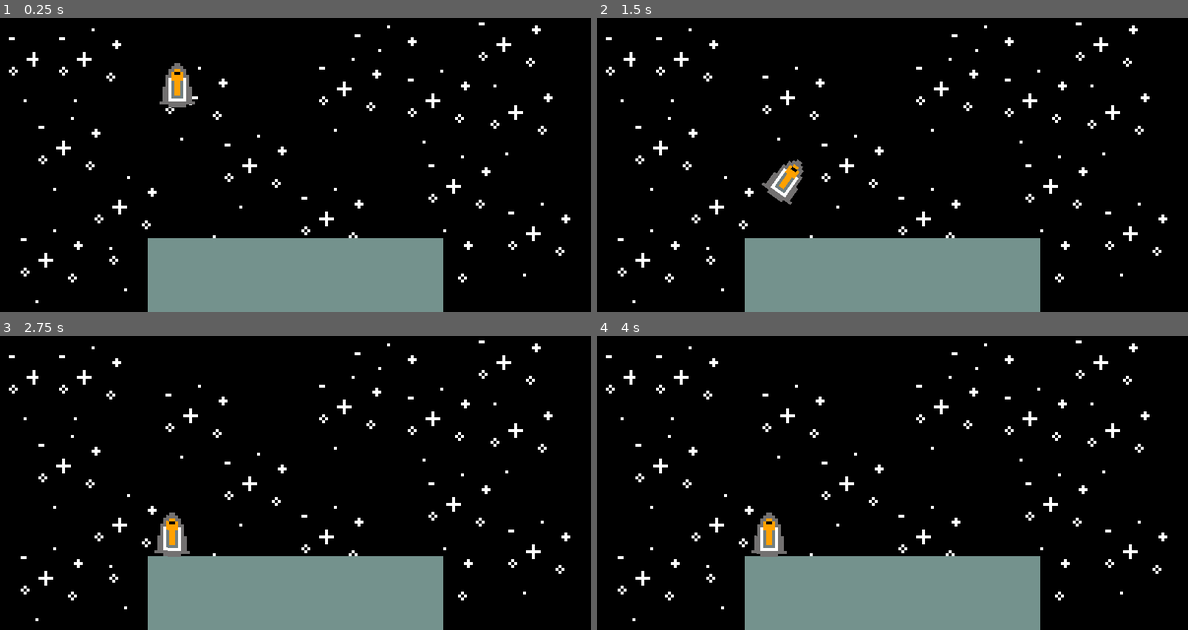
Above: before the commit, frames 1-4 (two rows, left to right).
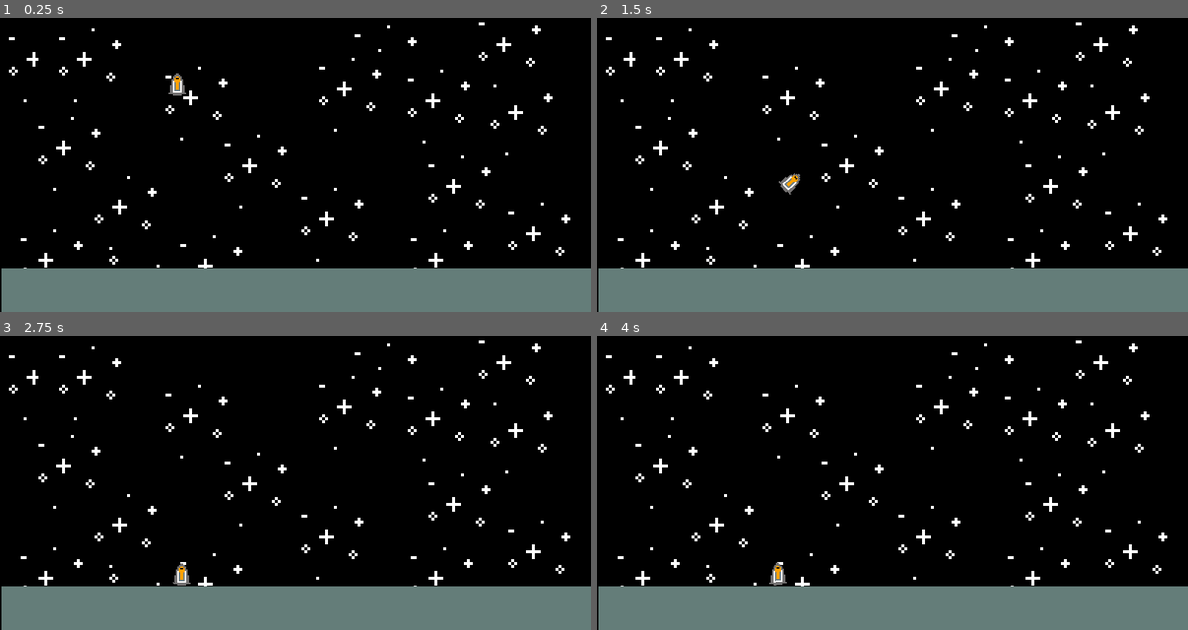
Above: after the commit, the same moments.

Repository: pyruro/Moonshot
Game: Godot game, scene res://niveles/Nivel_Lander.tscn
Same seed, same stepped clock (60 frames per second), same inputs: the game is played once before the commit and once after it. Before the commit the project starts from res://InitScene.tscn.
Inputs (mouse positions are in pixels of both pictures, inside the frame that each line leads up to):
- Up to frame 1 (0.25 s): no input
- Up to frame 2 (1.5 s): tap Enter (ui_accept) at 0.5, 0.77 s; move the mouse to (1022, 150) at 0.52 s; hold Right (ui_right) 0.53-1.25 s; click (1022, 150) at 0.6 s; drag from (774, 179) to (862, 223) at 1.27 s
- Up to frame 3 (2.75 s): move the mouse to (354, 418) at 2.02 s; hold Right (ui_right) from 2.03 s (still down); click (354, 418) at 2.1 s
- Up to frame 4 (4 s): release Right (ui_right) at 2.75 s; drag from (862, 541) to (715, 438) at 2.77 s; tap Enter (ui_accept) at 3.5, 3.77 s; move the mouse to (1069, 527) at 3.52 s; hold Left (ui_left) from 3.53 s (still down); click (1069, 527) at 3.6 s

The runs differ from the first frame. In frame 1, 13% of the frame differs, in the area x 0-100%, y 15-100%; in frame 2, 13%; in frame 3, 13%, in the area x 0-100%, y 60-100%; in frame 4, 13%.

Commit message:
sprites

Diff:
--- a/niveles/ParallaxBackground_luna.tscn
+++ b/Effects/ParallaxBackground_luna.tscn
@@ -1,7 +1,8 @@
 [gd_scene load_steps=3 format=2]
 
-[ext_resource path="res://space_background_2.png" type="Texture" id=1]
-[ext_resource path="res://space_background_3.png" type="Texture" id=2]
+[ext_resource path="res://imagenes/space_background_2.png" type="Texture" id=1]
+[ext_resource path="res://imagenes/space_background_3.png" type="Texture" id=2]
+
 
 [node name="ParallaxBackground" type="ParallaxBackground"]
 scroll_limit_end = Vector2( 400, 0 )
--- a/niveles/ParallaxBackground_nivel_asteroides.tscn
+++ b/Effects/ParallaxBackground_nivel_asteroides.tscn
@@ -1,6 +1,7 @@
 [gd_scene load_steps=2 format=2]
 
-[ext_resource path="res://space_background_1.png" type="Texture" id=1]
+[ext_resource path="res://imagenes/space_background_1.png" type="Texture" id=1]
+
 
 [node name="ParallaxBackground" type="ParallaxBackground"]
 
--- a/InitScene.tscn
+++ /dev/null
@@ -1,26 +0,0 @@
-[gd_scene load_steps=5 format=2]
-
-[ext_resource path="res://imagenes/basic_rectangle.png" type="Texture" id=1]
-[ext_resource path="res://space_background_2.png" type="Texture" id=2]
-[ext_resource path="res://Lander.tscn" type="PackedScene" id=3]
-
-[sub_resource type="RectangleShape2D" id=1]
-extents = Vector2( 50, 12.5 )
-
-[node name="InitScene" type="Node2D"]
-
-[node name="space_background" type="Sprite" parent="."]
-texture = ExtResource( 2 )
-centered = false
-
-[node name="Suelo" type="StaticBody2D" parent="."]
-position = Vector2( 100, 87.5 )
-
-[node name="Sprite" type="Sprite" parent="Suelo"]
-texture = ExtResource( 1 )
-
-[node name="CollisionShape2D" type="CollisionShape2D" parent="Suelo"]
-shape = SubResource( 1 )
-
-[node name="Nave" parent="." instance=ExtResource( 3 )]
-position = Vector2( 76.4942, 24.6268 )
--- a/Lander.tscn
+++ b/Lander.tscn
@@ -15,6 +15,7 @@
 colors = PoolColorArray( 1, 0.552941, 0.258824, 1, 0.223529, 0.223529, 0.223529, 1 )
 
 [node name="KinematicBody2D" type="RigidBody2D"]
+position = Vector2( -0.0701542, 3.50769 )
 gravity_scale = 0.3
 script = ExtResource( 2 )
 __meta__ = {
@@ -23,11 +24,12 @@
 
 [node name="Sprite" type="Sprite" parent="."]
 position = Vector2( 0, -8 )
+scale = Vector2( 0.5, 0.5 )
 texture = ExtResource( 1 )
 
 [node name="CollisionShape2D" type="CollisionShape2D" parent="."]
-visible = false
 position = Vector2( 0, -7.5 )
+scale = Vector2( 0.5, 0.5 )
 shape = SubResource( 1 )
 
 [node name="Timer" type="Timer" parent="."]
--- a/Player/Player.gd
+++ b/Player/Player.gd
@@ -6,6 +6,7 @@
 var last_position = Vector2() #desde donde nos movemos, posicion actual
 var target_position = Vector2() #a donde nos movemos
 var movedir = Vector2() #direccion
+onready var animationPlayer = $AnimationPlayer
 
 onready var ray =  $RayCast2D
 
@@ -13,6 +14,7 @@
 	position = position.snapped(Vector2(tile_size, tile_size)) #nos aseguramos de que este bien colocado en el grid
 	last_position = position
 	target_position = position
+
 
 func _process(delta):
 	#MOVEMENT
@@ -22,9 +24,9 @@
 		target_position = last_position
 	else:
 		position += speed * movedir * delta
-
 		if position.distance_to(last_position) >= tile_size - speed * delta: #el -speed * delta es para que sea suave el movim
 			position = target_position
+
 
 	#IDLE
 	if position == target_position:
--- a/Player/Player.tscn
+++ b/Player/Player.tscn
@@ -1,16 +1,99 @@
-[gd_scene load_steps=4 format=2]
+[gd_scene load_steps=9 format=2]
 
-[ext_resource path="res://Player/player.png" type="Texture" id=1]
+[ext_resource path="res://imagenes/jugador.png" type="Texture" id=1]
 [ext_resource path="res://Player/Player.gd" type="Script" id=2]
 
 [sub_resource type="RectangleShape2D" id=1]
 extents = Vector2( 8, 8 )
 
+[sub_resource type="Animation" id=2]
+resource_name = "idleDown"
+length = 0.1
+tracks/0/type = "value"
+tracks/0/path = NodePath("Sprite:frame")
+tracks/0/interp = 1
+tracks/0/loop_wrap = true
+tracks/0/imported = false
+tracks/0/enabled = true
+tracks/0/keys = {
+"times": PoolRealArray( 0 ),
+"transitions": PoolRealArray( 1 ),
+"update": 1,
+"values": [ 0 ]
+}
+
+[sub_resource type="Animation" id=3]
+length = 0.4
+loop = true
+tracks/0/type = "value"
+tracks/0/path = NodePath("Sprite:frame")
+tracks/0/interp = 1
+tracks/0/loop_wrap = true
+tracks/0/imported = false
+tracks/0/enabled = true
+tracks/0/keys = {
+"times": PoolRealArray( 0, 0.1, 0.2, 0.3 ),
+"transitions": PoolRealArray( 1, 1, 1, 1 ),
+"update": 1,
+"values": [ 6, 7, 6, 8 ]
+}
+
+[sub_resource type="Animation" id=4]
+length = 0.4
+loop = true
+tracks/0/type = "value"
+tracks/0/path = NodePath("Sprite:frame")
+tracks/0/interp = 1
+tracks/0/loop_wrap = true
+tracks/0/imported = false
+tracks/0/enabled = true
+tracks/0/keys = {
+"times": PoolRealArray( 0, 0.1, 0.2, 0.3 ),
+"transitions": PoolRealArray( 1, 1, 1, 1 ),
+"update": 1,
+"values": [ 0, 1, 0, 2 ]
+}
+
+[sub_resource type="Animation" id=5]
+length = 0.4
+loop = true
+tracks/0/type = "value"
+tracks/0/path = NodePath("Sprite:frame")
+tracks/0/interp = 1
+tracks/0/loop_wrap = true
+tracks/0/imported = false
+tracks/0/enabled = true
+tracks/0/keys = {
+"times": PoolRealArray( 0, 0.1, 0.2, 0.3 ),
+"transitions": PoolRealArray( 1, 1, 1, 1 ),
+"update": 1,
+"values": [ 6, 7, 6, 8 ]
+}
+
+[sub_resource type="Animation" id=6]
+length = 0.4
+loop = true
+tracks/0/type = "value"
+tracks/0/path = NodePath("Sprite:frame")
+tracks/0/interp = 1
+tracks/0/loop_wrap = true
+tracks/0/imported = false
+tracks/0/enabled = true
+tracks/0/keys = {
+"times": PoolRealArray( 0, 0.1, 0.2, 0.3 ),
+"transitions": PoolRealArray( 1, 1, 1, 1 ),
+"update": 1,
+"values": [ 3, 4, 3, 5 ]
+}
+
 [node name="Player" type="Area2D"]
 script = ExtResource( 2 )
 
 [node name="Sprite" type="Sprite" parent="."]
+position = Vector2( 0, -8 )
 texture = ExtResource( 1 )
+vframes = 3
+hframes = 3
 
 [node name="RayCast2D" type="RayCast2D" parent="."]
 enabled = true
@@ -18,3 +101,10 @@
 
 [node name="CollisionShape2D" type="CollisionShape2D" parent="."]
 shape = SubResource( 1 )
+
+[node name="AnimationPlayer" type="AnimationPlayer" parent="."]
+anims/idleDown = SubResource( 2 )
+anims/right = SubResource( 3 )
+anims/walkdown = SubResource( 4 )
+anims/walkleft = SubResource( 5 )
+anims/walkup = SubResource( 6 )
--- /dev/null
+++ b/niveles/Nivel_Inicio.tscn
@@ -0,0 +1,13 @@
+[gd_scene load_steps=3 format=2]
+
+[ext_resource path="res://Player/Player.tscn" type="PackedScene" id=1]
+[ext_resource path="res://imagenes/exterior_casa.png" type="Texture" id=2]
+
+[node name="Node2D" type="Node2D"]
+
+[node name="exterior_casa" type="Sprite" parent="."]
+position = Vector2( -16, -32 )
+texture = ExtResource( 2 )
+centered = false
+
+[node name="Player" parent="." instance=ExtResource( 1 )]
--- /dev/null
+++ b/niveles/Nivel_Lander.tscn
@@ -0,0 +1,29 @@
+[gd_scene load_steps=5 format=2]
+
+[ext_resource path="res://Lander.tscn" type="PackedScene" id=1]
+[ext_resource path="res://imagenes/basic_rectangle.png" type="Texture" id=2]
+[ext_resource path="res://imagenes/space_background_2.png" type="Texture" id=3]
+
+[sub_resource type="RectangleShape2D" id=1]
+extents = Vector2( 99.627, 2.58667 )
+
+[node name="Nivel_Lander" type="Node2D"]
+
+[node name="space_background" type="Sprite" parent="."]
+texture = ExtResource( 3 )
+centered = false
+
+[node name="Suelo" type="StaticBody2D" parent="."]
+position = Vector2( 100, 87.5 )
+
+[node name="Sprite" type="Sprite" parent="Suelo"]
+modulate = Color( 0.858824, 0.858824, 0.858824, 1 )
+position = Vector2( 0.595284, 5.15906 )
+scale = Vector2( 2.00403, 0.587275 )
+texture = ExtResource( 2 )
+
+[node name="CollisionShape2D" type="CollisionShape2D" parent="Suelo"]
+shape = SubResource( 1 )
+
+[node name="Nave" parent="." instance=ExtResource( 1 )]
+position = Vector2( 76.4942, 24.6268 )
--- a/niveles/nivel_asteroides.tscn
+++ b/niveles/nivel_asteroides.tscn
@@ -1,10 +1,10 @@
 [gd_scene load_steps=8 format=2]
 
-[ext_resource path="res://niveles/nivel_asteroides.gd" type="Script" id=1]
+[ext_resource path="res://scripts/nivel_asteroides.gd" type="Script" id=1]
 [ext_resource path="res://nave_nivel_meteoro/nave.tscn" type="PackedScene" id=2]
-[ext_resource path="res://niveles/ParallaxBackground_nivel_asteroides.tscn" type="PackedScene" id=3]
+[ext_resource path="res://Effects/ParallaxBackground_nivel_asteroides.tscn" type="PackedScene" id=3]
 [ext_resource path="res://Schrdinger.ttf" type="DynamicFontData" id=4]
-[ext_resource path="res://niveles/ParallaxBackground_luna.tscn" type="PackedScene" id=5]
+[ext_resource path="res://Effects/ParallaxBackground_luna.tscn" type="PackedScene" id=5]
 
 [sub_resource type="Curve2D" id=1]
 _data = {
--- a/project.godot
+++ b/project.godot
@@ -16,7 +16,7 @@
 [application]
 
 config/name="Lunar Landing"
-run/main_scene="res://InitScene.tscn"
+run/main_scene="res://niveles/Nivel_Lander.tscn"
 config/icon="res://imagenes/icon.png"
 
 [display]
--- a/test_parallax.tscn
+++ b/test_parallax.tscn
@@ -1,6 +1,6 @@
 [gd_scene load_steps=3 format=2]
 
-[ext_resource path="res://niveles/ParallaxBackground_nivel_asteroides.tscn" type="PackedScene" id=1]
+[ext_resource path="res://Effects/ParallaxBackground_nivel_asteroides.tscn" type="PackedScene" id=1]
 [ext_resource path="res://test_parallax.gd" type="Script" id=3]
 
 [node name="Main" type="Node2D"]
Binary file removed: Player/player.png
Binary file added: imagenes/exterior_casa.png
Not shown, changed: imagenes/exterior_casa.png.import
Binary file added: imagenes/jugador.png
Not shown, changed: imagenes/jugador.png.import
Binary file added: imagenes/paisaje_luna.png
Not shown, added: imagenes/paisaje_luna.png.import
Renamed: space_background_1.png -> imagenes/space_background_1.png
Not shown, added: imagenes/space_background_1.png.import
Renamed: space_background_2.png -> imagenes/space_background_2.png
Not shown, changed: imagenes/space_background_2.png.import
Renamed: space_background_3.png -> imagenes/space_background_3.png
(and 2 more such lines)
